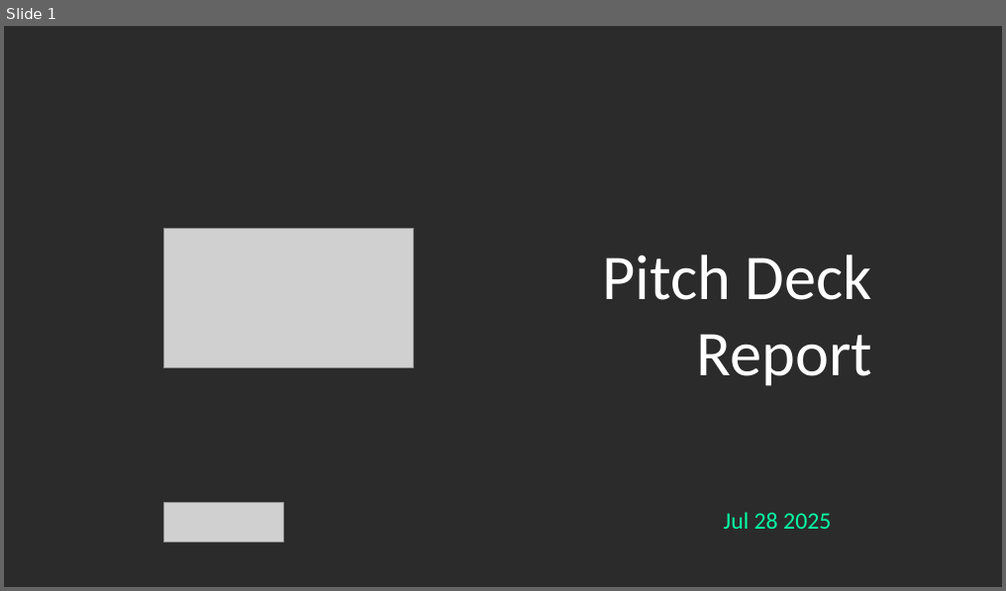
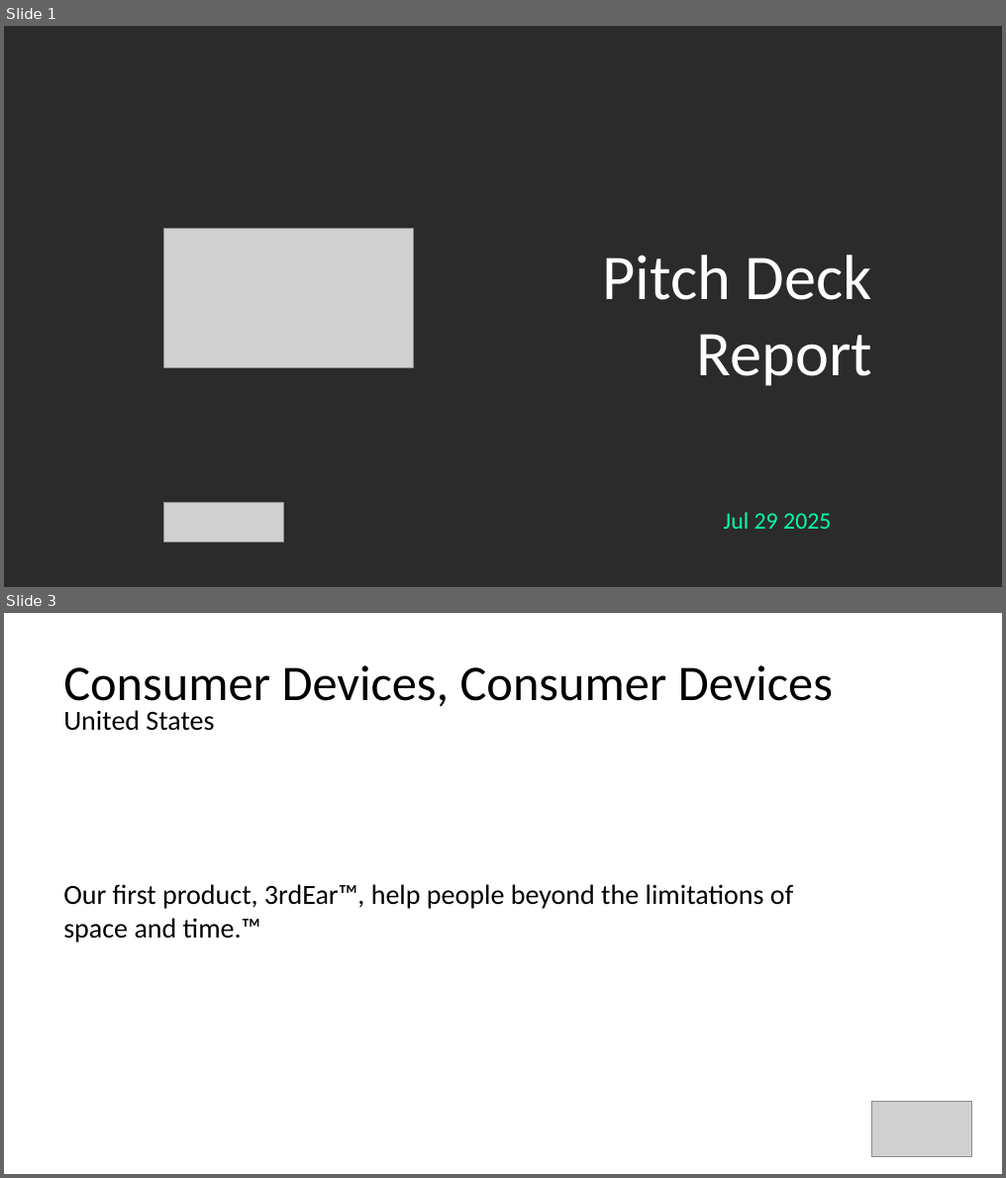
Before and after one commit to Gabrielo-Ram/SOSV-Studio-Slide-Generator, a slide deck: demo.pptx. Shown one above the other, each under a label of ours: slide 1 before the commit, slides 1 and 3 after it; the slides between them are not shown. The pictures are 1006x591 and 1006x1178 pixels, drawn with LibreOffice and Linux fonts; fonts in the diff are those of the drawing; grey boxes stand for pictures; background and template pictures are left out; a plain dark background stands for a picture behind light text. Boxes give left, top, right and bottom in pixels: in the first picture for what was removed or moved away, otherwise in the second. Text is boxed around its words. In the diff, an @@ line names an element or a change of style, - is before the commit and + after.

```diff
--- a/demo.pptx
+++ b/demo.pptx
@@ slide 3 added at bbox=[4, 613, 1002, 1174], background picture (left out) @@
@@ text added at bbox=[63, 665, 833, 711], 36 pt, text #000000 @@
+Consumer Devices, Consumer Devices
@@ text added at bbox=[63, 710, 214, 731], 20 pt, text #000000 @@
+United States
@@ text added at bbox=[63, 884, 793, 943], 20 pt, text #000000 @@
+Our first product, 3rdEar™, help people beyond the limitations of space and time.™
@@ picture added at bbox=[872, 1101, 972, 1157] @@
@@ slide 1 changed as well @@
@@ text at bbox=[724, 512, 831, 529]: text changed @@
-Jul 28 2025
+Jul 29 2025
```
Also in this commit, not shown: 8 other slides added, 2 slides removed, 6 other files.
